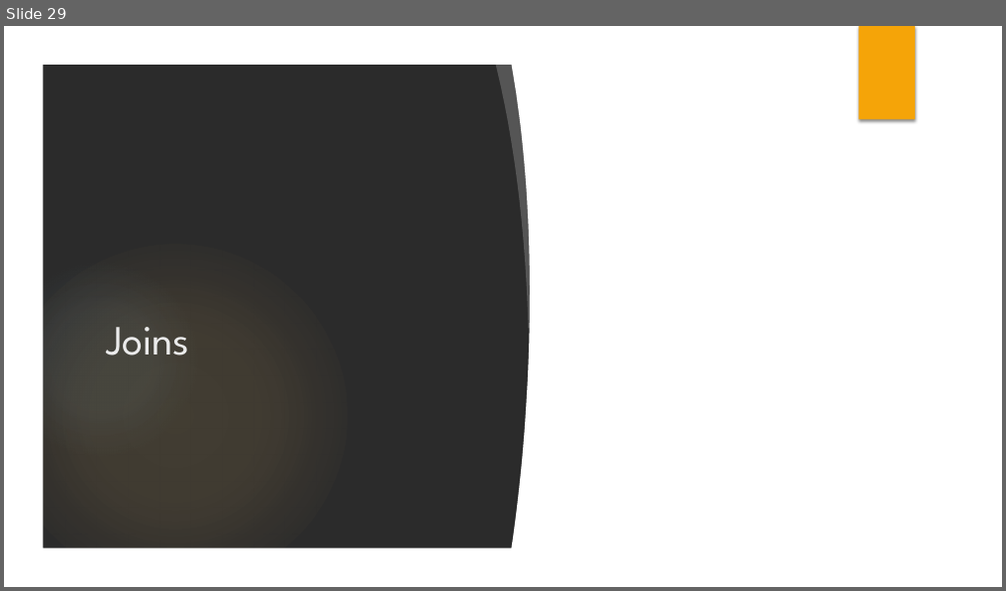
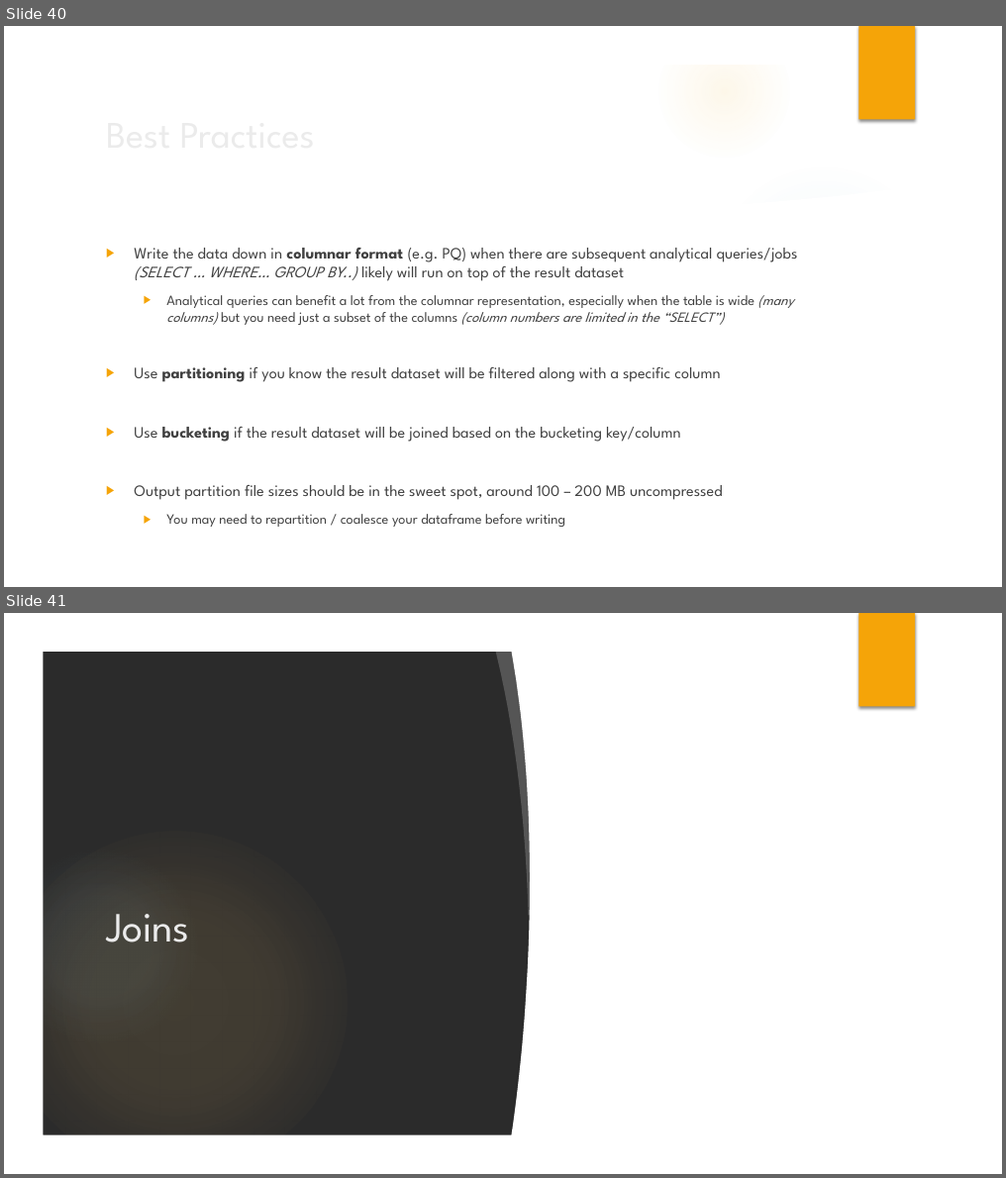
Before and after one commit to azimmerman0125/spark-training-october-13, a slide deck: slides/Introduction to Apache Spark.pptx. Shown one above the other, each under a label of ours: slide 29 before the commit, slides 40 and 41 after it. The pictures are 1006x591 and 1006x1178 pixels, drawn with LibreOffice and Linux fonts; fonts in the diff are those of the drawing; background and template pictures are left out; a plain dark background stands for a picture behind light text. Boxes give left, top, right and bottom in pixels: in the first picture for what was removed or moved away, otherwise in the second. Text is boxed around its words. In the diff, an @@ line names an element or a change of style, - is before the commit and + after.

```diff
--- a/slides/Introduction to Apache Spark.pptx
+++ b/slides/Introduction to Apache Spark.pptx
@@ slide 40 added at <box>4,26,1002,587</box>, background picture (left out); not listed: 7 template elements that a slide beside it also shows @@
@@ title added at <box>98,104,816,164</box>, 36 pt, text #EBEBEB @@
+Best Practices
@@ freeform shape added at <box>698,151,971,232</box>, fill #FFFFFF at 20% opacity @@
@@ ellipse added at <box>709,163,939,393</box>, fill gradient #8EBBD2 @@
@@ freeform shape added at <box>42,178,964,550</box>, fill #FFFFFF @@
@@ text added at <box>134,248,798,527</box>, 15.3 pt, text #404040 @@
+▶ Write the data down in columnar format (e.g. PQ) when there are subsequent analytical queries/jobs (SELECT … WHERE… GROUP BY..) likely will run on top of the result dataset
+  ▶ Analytical queries can benefit a lot from the columnar representation, especially when the table is wide (many columns) but you need just a subset of the columns (column numbers are limited in the “SELECT”)
+▶ Use partitioning if you know the result dataset will be filtered along with a specific column
+▶ Use bucketing if the result dataset will be joined based on the bucketing key/column
+▶ Output partition file sizes should be in the sweet spot, around 100 – 200 MB uncompressed
+  ▶ You may need to repartition / coalesce your dataframe before writing
@@ what was slide 29 is now slide 41 @@
```
Also in this commit, not shown: 12 slides changed, 14 other slides added, 3 slides removed.
